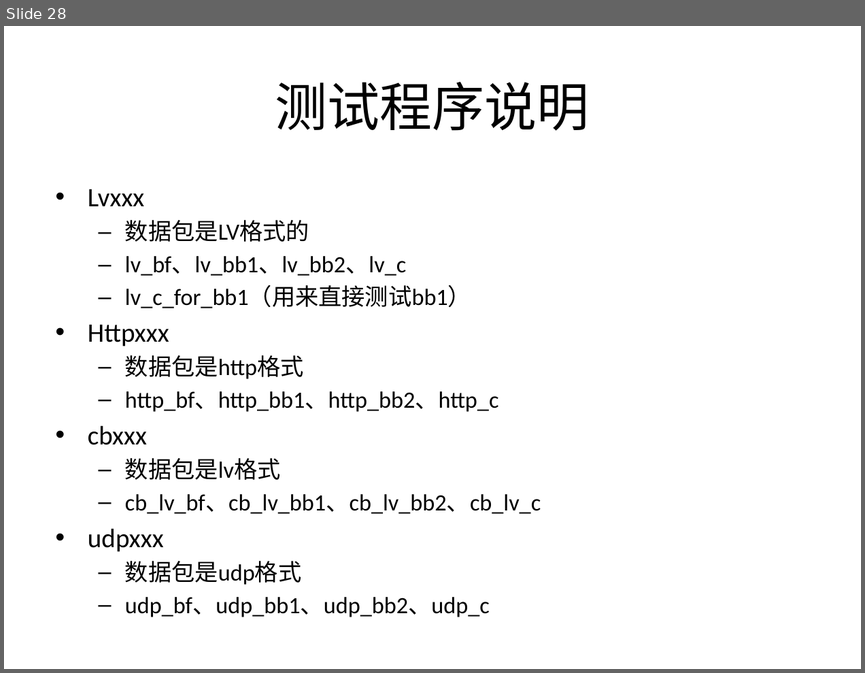
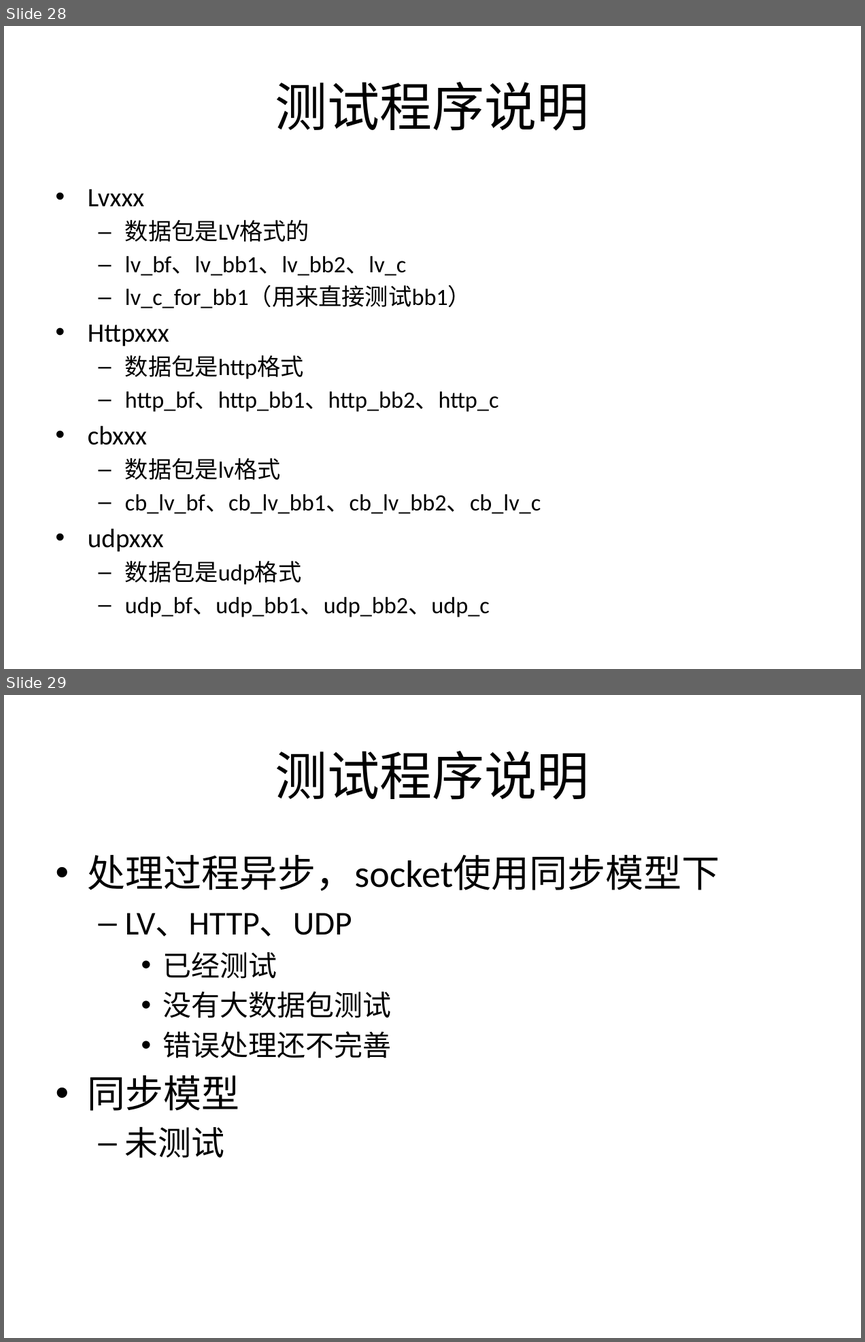
Before and after one commit to kkzhou/kknf, a slide deck: aanf/asio-based2/doc/asio-based AANF.pptx. Shown one above the other, each under a label of ours: slide 28 before the commit, slides 28 and 29 after it. The pictures are 865x673 and 865x1342 pixels, drawn with LibreOffice and Linux fonts; fonts in the diff are those of the drawing. Boxes give left, top, right and bottom in pixels: in the first picture for what was removed or moved away, otherwise in the second. Text is boxed around its words. In the diff, an @@ line names an element or a change of style, - is before the commit and + after.

Commit message:
修改了文档

```diff
--- a/aanf/asio-based2/doc/asio-based AANF.pptx
+++ b/aanf/asio-based2/doc/asio-based AANF.pptx
@@ slide 29 added at <box>4,695,861,1338</box>, background #FFFFFF @@
@@ title added at <box>275,751,589,800</box>, 44 pt, text #000000 @@
+测试程序说明
@@ text added at <box>88,855,720,1157</box>, 32 pt, text #000000 @@
+• 处理过程异步，socket使用同步模型下
+  – LV、HTTP、UDP
+    • 已经测试
+    • 没有大数据包测试
+    • 错误处理还不完善
+• 同步模型
+  – 未测试
```
